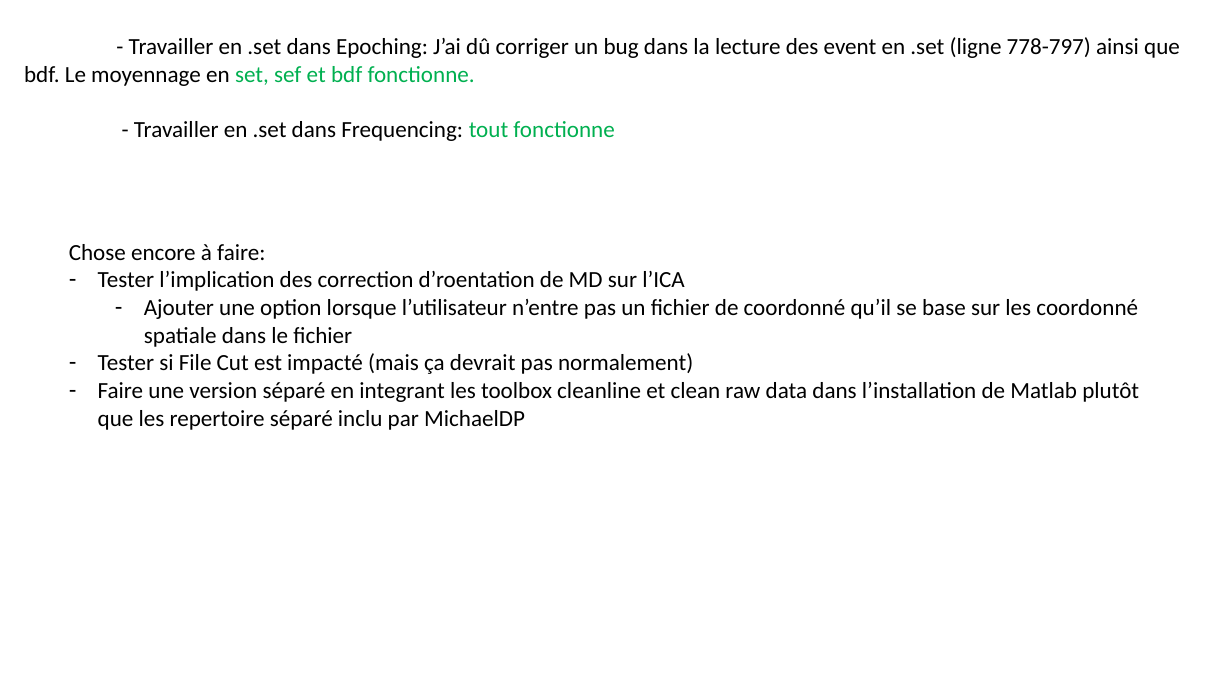
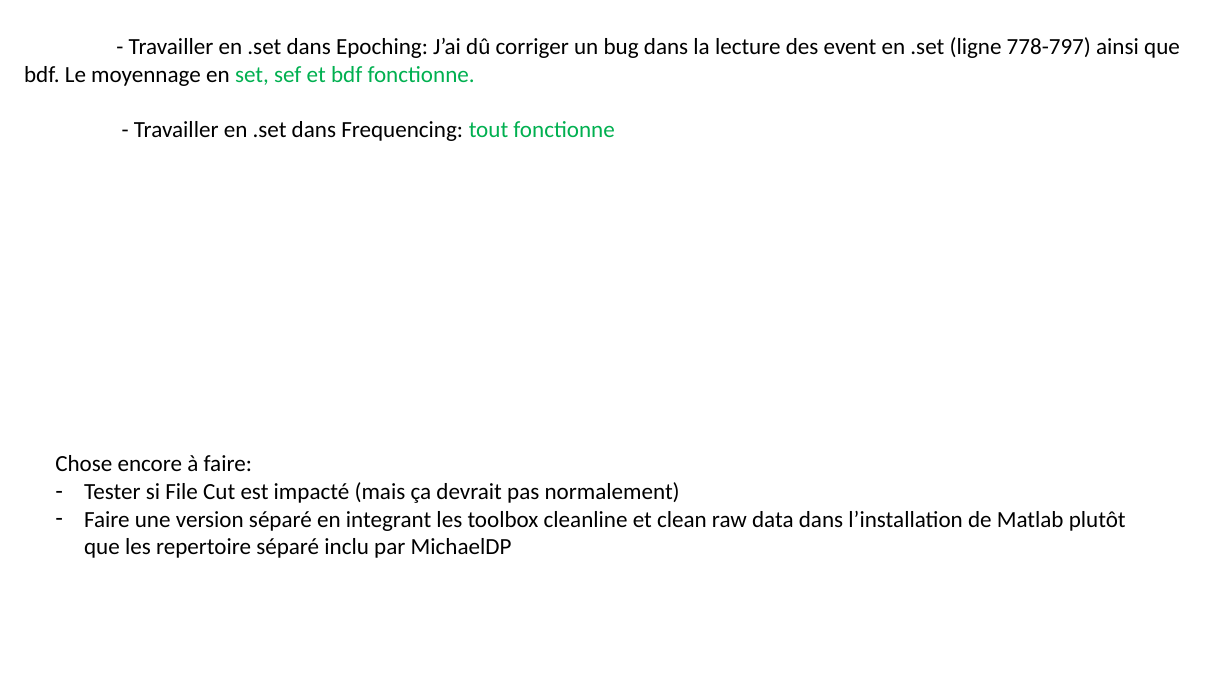
Before and after one commit to DePrettoM/EEGpal, a slide deck: slide 3 of working_doc/Test_EEpal_v1_1_merged.pptx. Drawn at 1232x693 pixels with LibreOffice and Linux fonts; fonts in the diff are those of the drawing. Boxes give left, top, right and bottom in pixels: in the first picture for what was removed or moved away, otherwise in the second. Text is boxed around its words. In the diff, an @@ line names an element or a change of style, - is before the commit and + after.

Commit message:
Correction bug FileCut
Correction bug dans file cut

```diff
--- a/working_doc/Test_EEpal_v1_1_merged.pptx
+++ b/working_doc/Test_EEpal_v1_1_merged.pptx
@@ text at box(98, 271, 1138, 347): paragraphs removed @@
-– Tester l’implication des correction d’roentation de MD sur l’ICA
-  – Ajouter une option lorsque l’utilisateur n’entre pas un fichier de coordonné qu’il se base sur les coordonné spatiale dans le fichier
@@ text "Chose encore à faire:": place and size @@
-text "Chose encore à faire:" at box(69, 244, 1139, 430)
+text "Chose encore à faire:" at box(55, 455, 1126, 558)
```
Also in this commit, not shown: 2 slides added, 11 other files.
